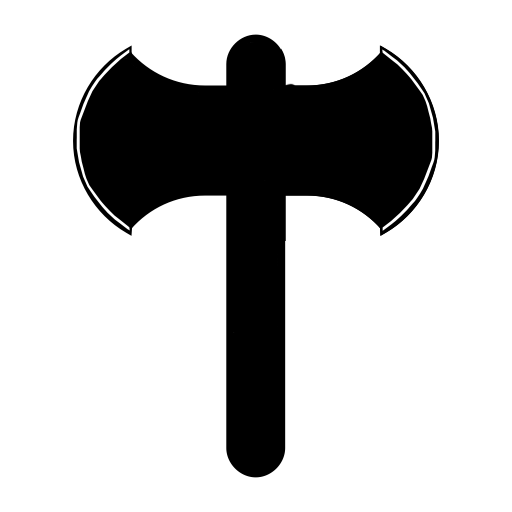
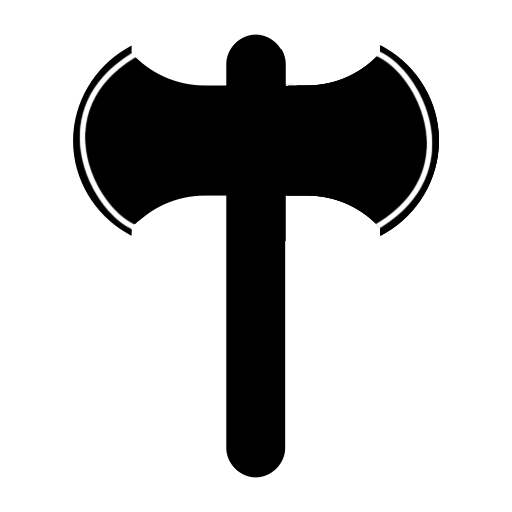
Layered file, before and after one edit (512x512). Changes by layer:
renamed "Слой 2" to "Слой 3", painted on it over [288,45,439,236]
removed layer "Слой 1" over [76,49,130,231]
painted on "Эллипс 1" over [79,45,380,233]
